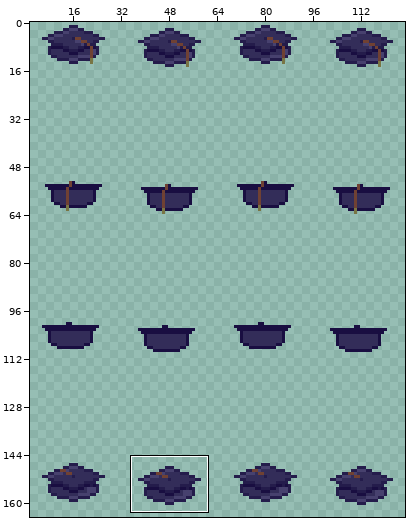
Edited in one commit: sprite sheet (FreshmanRPG/GameClient-desktop/src/main/resources/ui-data/hats/Grad_Cap.png). The picture above shows the old version from afar; the outline marks the close-up.
Close-up. First the earlier version:
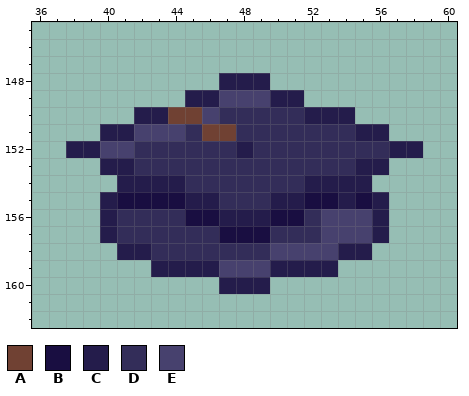
The file is 130x194 pixels. Colours within 5 levels of each other are drawn and written as one. Shown: x 36..60, y 145..162. The wide view leaves out empty margins. The commit also changed other parts of the picture, which this record leaves out.
Palette (. is transparent): A #704133  B #190e41  C #241c4b  D #332d59  E #47416e
Now the later version:
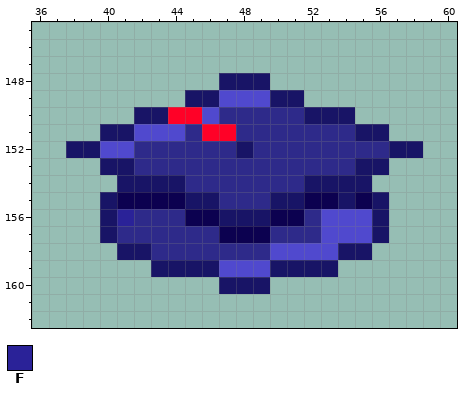
Colours new in this view: F #2a2298
Changes in this commit:
@@ palette @@
-A #704133
+A #ff0127
-B #190e41
+B #0c0150
-C #241c4b
+C #181466
-D #332d59
+D #2e2a8a
-E #47416e
+E #5049ce
@@ x 39..43 @@
 155 .CBBB
-156 .CDDD
+156 .CFDD
 157 .CDDD
Where, in picture pixels (left, top, right, bottom), the same in both close-ups:
changed: (66, 73, 423, 294)
